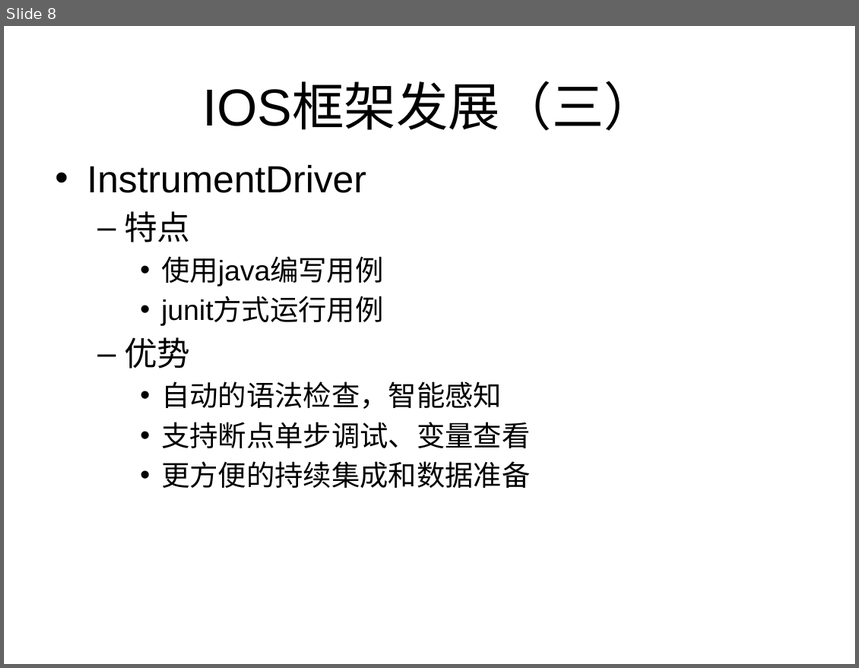
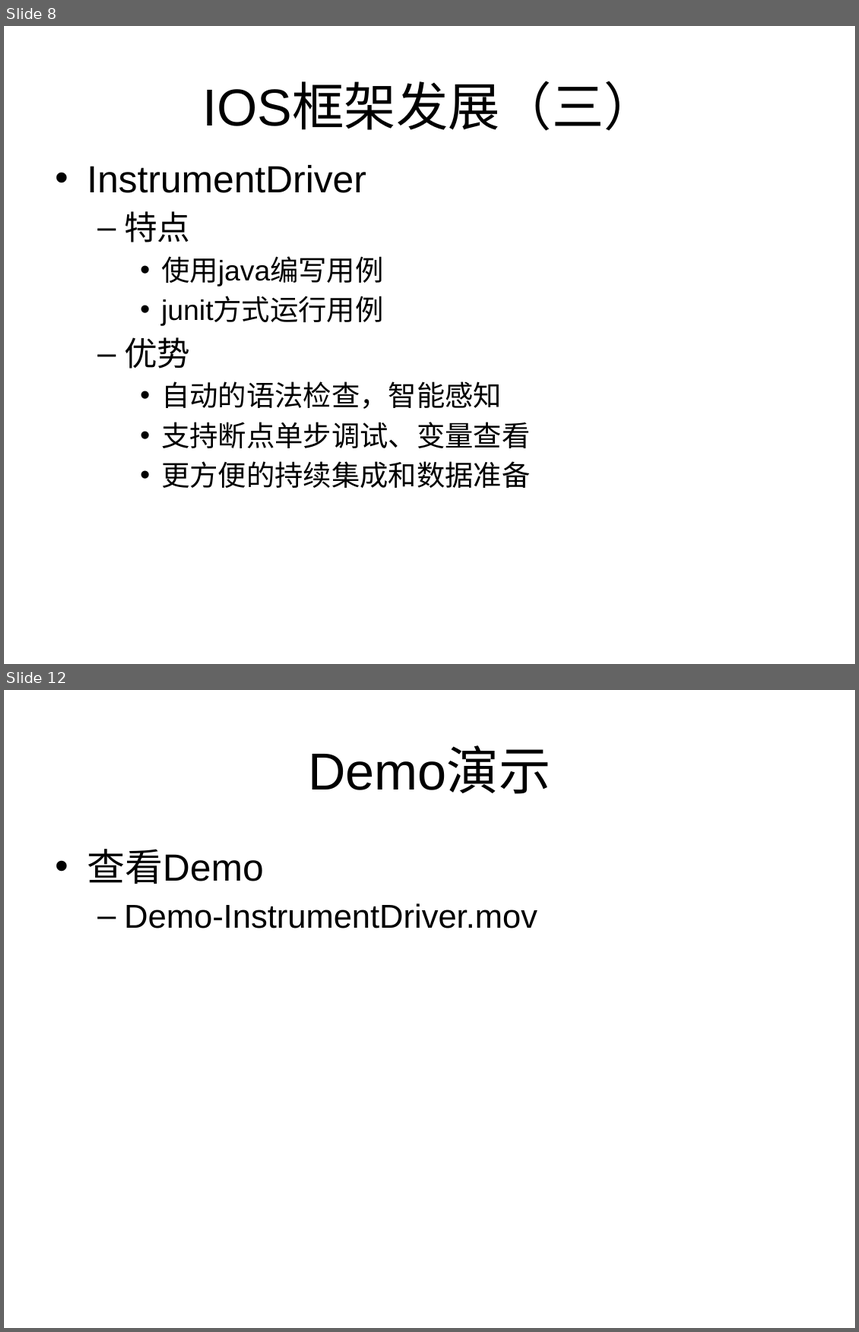
Before and after one commit to qxs820624/athrun, a slide deck: iOS/InstrumentDriver/Athrun Instrument Driver.pptx. Shown one above the other, each under a label of ours: slide 8 before the commit, slides 8 and 12 after it; the slides between them are not shown. The pictures are 859x668 and 859x1332 pixels, drawn with LibreOffice and Linux fonts; fonts in the diff are those of the drawing; background and template pictures are left out. Boxes give left, top, right and bottom in pixels: in the first picture for what was removed or moved away, otherwise in the second. Text is boxed around its words. In the diff, an @@ line names an element or a change of style, - is before the commit and + after.

```diff
--- a/iOS/InstrumentDriver/Athrun Instrument Driver.pptx
+++ b/iOS/InstrumentDriver/Athrun Instrument Driver.pptx
@@ slide 12 added at (4,690,855,1328), background picture (left out) @@
@@ title added at (308,748,551,794), 44 pt, text #000000 @@
+Demo演示
@@ text added at (87,849,538,929), 28 pt, text #000000 @@
+• 查看Demo
+  – Demo-InstrumentDriver.mov
```
Also in this commit, not shown: 1 slide changed, 3 other slides added, 2 other files.
